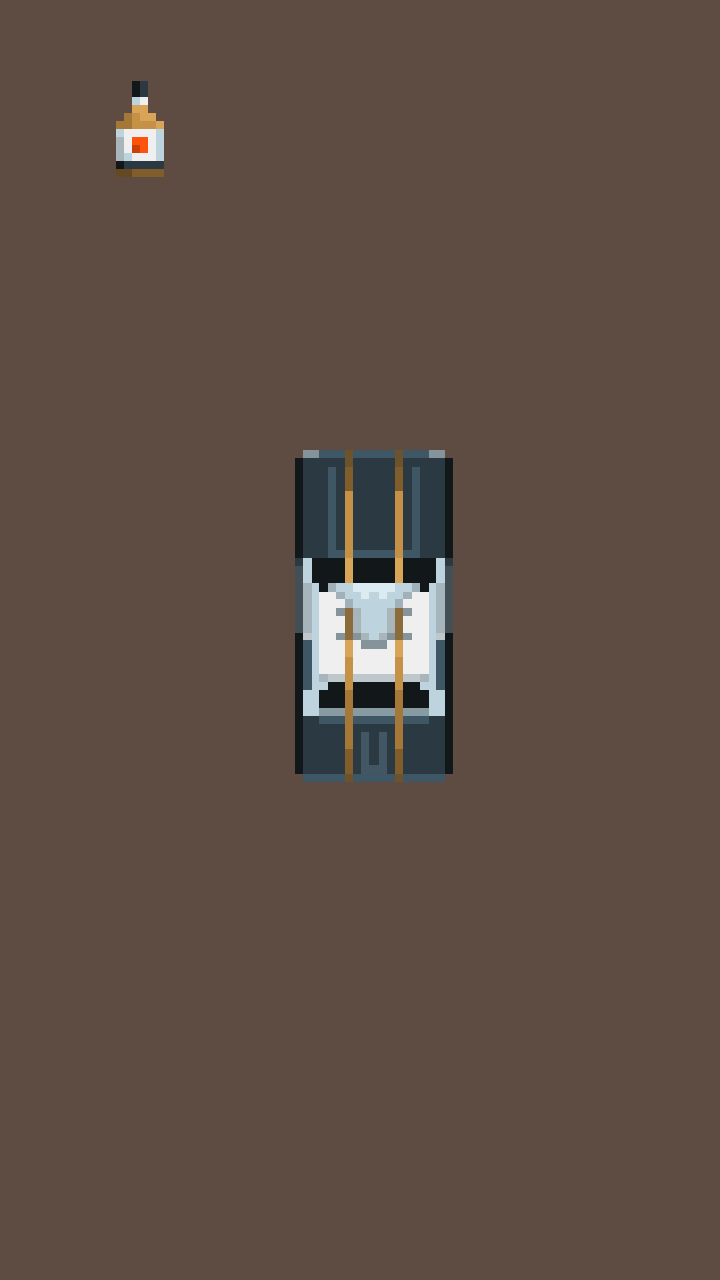
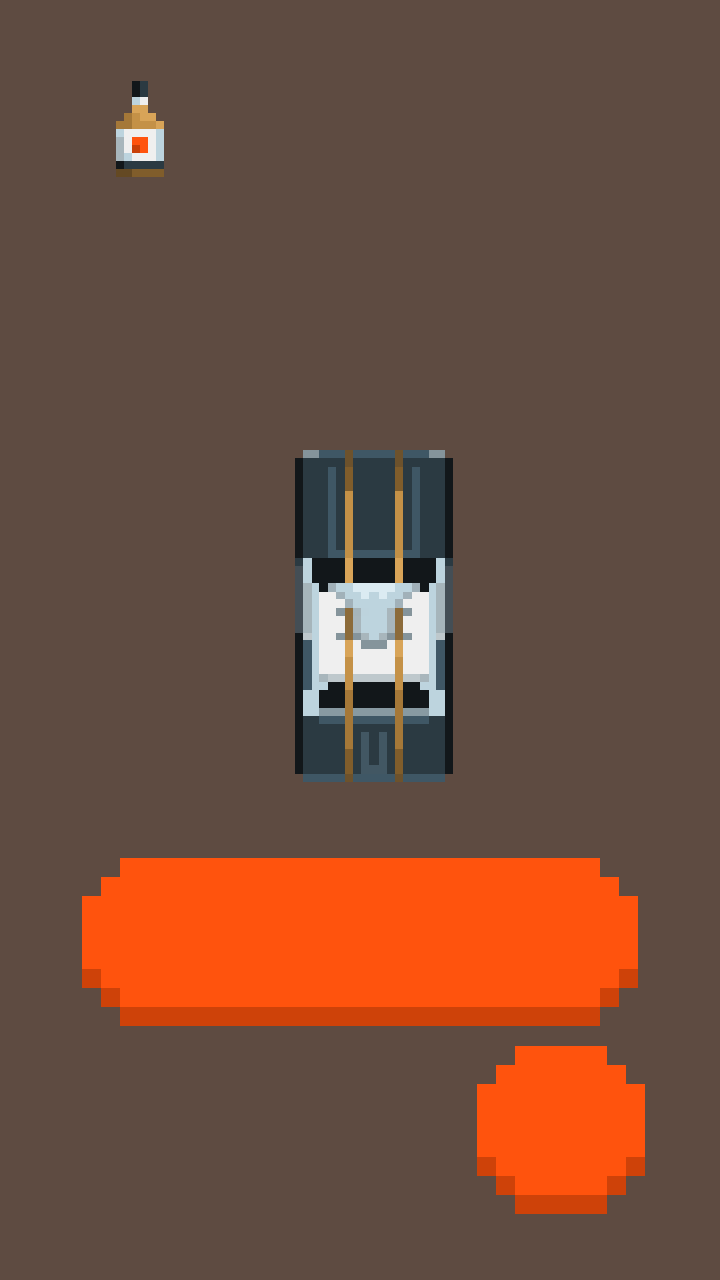
Two versions of the same layered image (720px x 1280px). Layer-by-layer changes:
added layer "btn_tall-down" above "Ebene 5" over 82, 858, 638, 1026
added layer "Ebene 5" above "Ebene 2" over 477, 1046, 645, 1214
